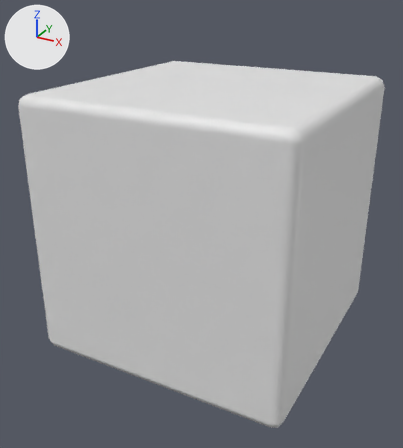
An edit to the Blender file 3DSource/Box01.blend, drawn before and after from the same camera.
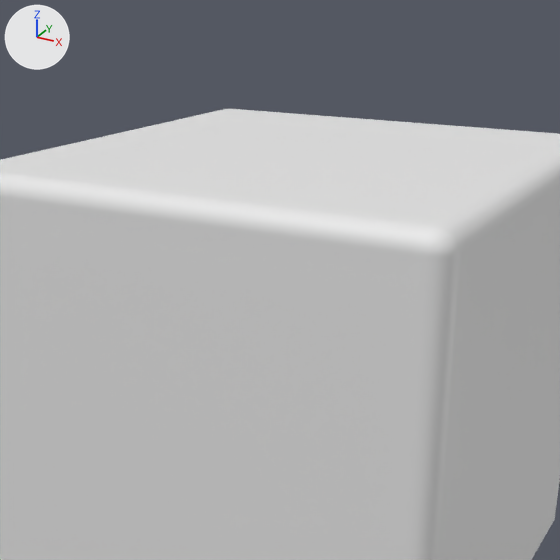
There are two pictures of each version: one whole from a 50 mm camera at (0.942, -1.826, 1.349) aimed at (-0.02, -0.078, 0.475), one close up on the part from 11% to 90% of the width and 0% to 70% of the height. Lighting does not change. The marker at upper left points along +X, +Y and +Z. The older version's two pictures come first.

Names of what the first close-up shows: 'Body_use'.
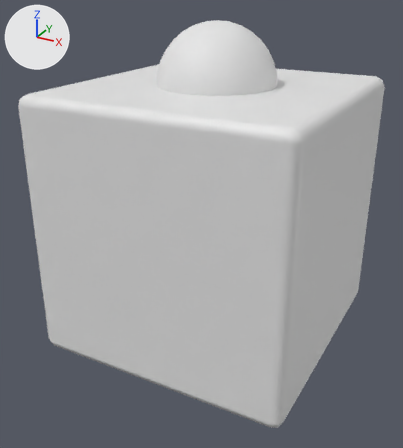
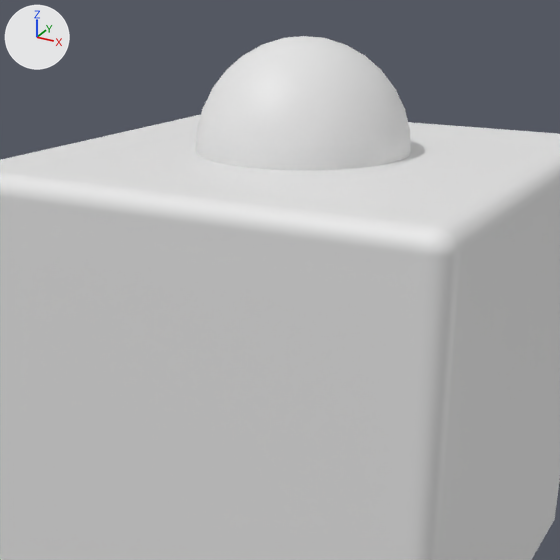
Where the change shows, as pixel boxes (x1, y1, x2, y2) in the close-ups (560 x 560 px):
'Body_use', reshaped
    before: (0, 109, 560, 560)
    after: (0, 36, 560, 560)
part 1 of me_cube, added
    after: (196, 36, 411, 170)
part 2 of me_cube, shading changed
    both: (198, 115, 428, 172)

The change, as a diff of the scene's bpy script:
```diff
--- a/3DSource/Box01.blend.py
+++ b/3DSource/Box01.blend.py
@@ me_cube @@
 # used by ob_body_use; location = (0.0, 0.0, 0.0)
-me_cube.from_pydata(...)  # 8 vertices, 6 faces; spans x -0.5..0.5, y -0.5..0.5, z 0.0..1.0
+me_cube.from_pydata(...)  # 490 vertices, 518 faces; spans x -0.5..0.5, y -0.5..0.5, z 0.0..1.218
+# me_cube part 1: a new loose piece, a UV sphere (32 segments, 16 rings, poles along z) spanning x -0.218..0.218, y -0.218..0.218, z 0.782..1.218, in mat_box (white #e7e7e7)
+# me_cube part 2: 6 kept faces spanning x -0.5..0.5, y -0.5..0.5, z 0.0..1.0 are now shaded smooth
 me_cube.materials.append(mat_box)
```
